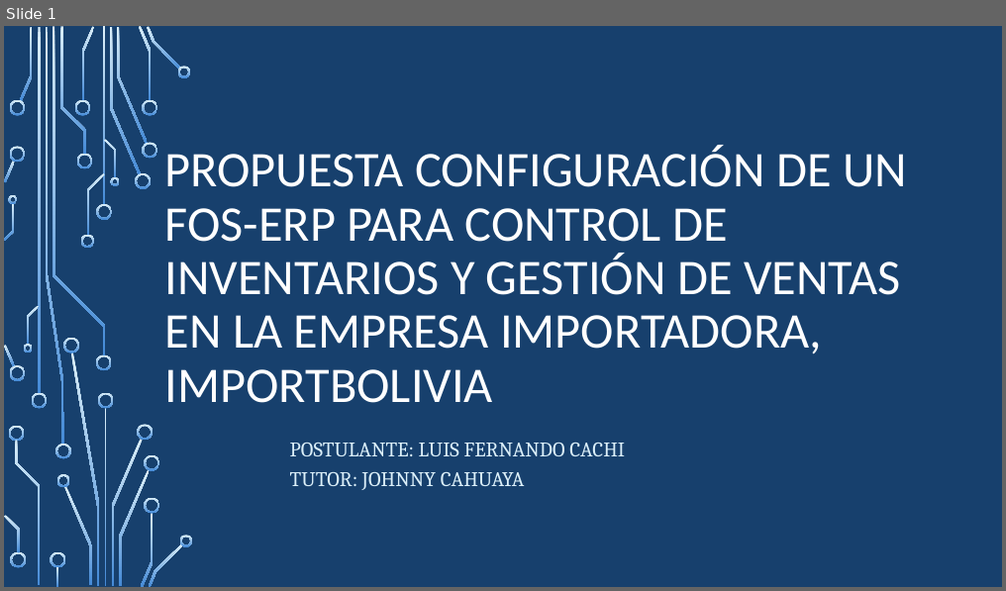
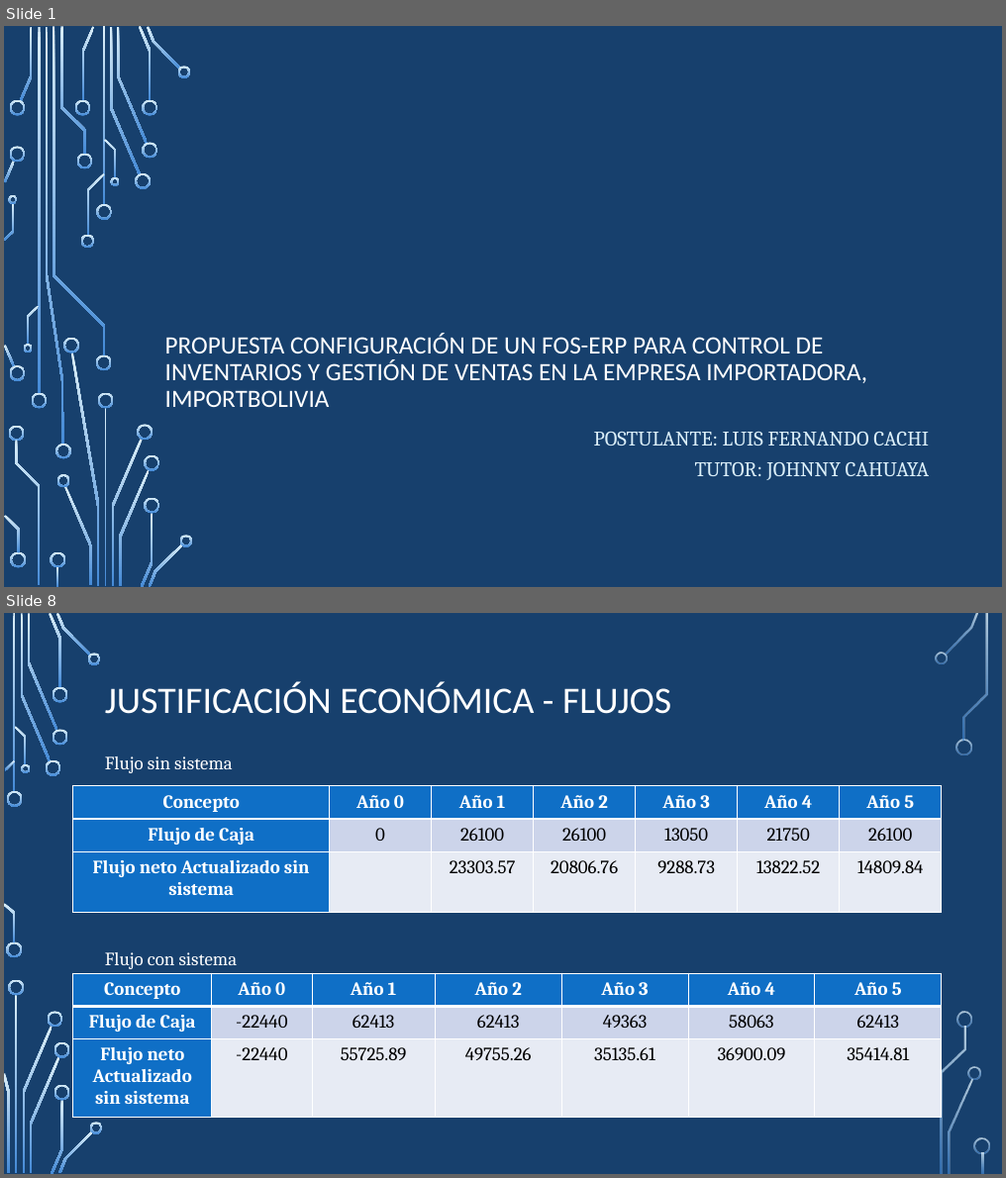
Before and after one commit to lufercc/ProyectoWord, a slide deck: monografia.pptx. Shown one above the other, each under a label of ours: slide 1 before the commit, slides 1 and 8 after it; the slides between them are not shown. The pictures are 1006x591 and 1006x1178 pixels, drawn with LibreOffice and Linux fonts; fonts in the diff are those of the drawing; background and template pictures are left out. Boxes give left, top, right and bottom in pixels: in the first picture for what was removed or moved away, otherwise in the second. Text is boxed around its words. In the diff, an @@ line names an element or a change of style, - is before the commit and + after.

```diff
--- a/monografia.pptx
+++ b/monografia.pptx
@@ slide 8 added at bbox=[4, 613, 1002, 1174], background picture (left out) @@
@@ title added at bbox=[105, 682, 671, 714], 36 pt, text #FFFFFF @@
+JUSTIFICACIÓN ECONÓMICA - FLUJOS
@@ text added at bbox=[105, 757, 233, 773], 18 pt, text #FFFFFF @@
+Flujo sin sistema
@@ table added at bbox=[73, 786, 940, 912], 3 rows, 7 columns @@
+Concepto | Año 0 | Año 1 | Año 2 | Año 3 | Año 4 | Año 5
+Flujo de Caja | 0 | 26100 | 26100 | 13050 | 21750 | 26100
+Flujo neto Actualizado sin sistema |  | 23303.57 | 20806.76 | 9288.73 | 13822.52 | 14809.84
@@ text added at bbox=[105, 953, 238, 969], 18 pt, text #FFFFFF @@
+Flujo con sistema
@@ table added at bbox=[73, 973, 941, 1118], 3 rows, 7 columns @@
+Concepto | Año 0 | Año 1 | Año 2 | Año 3 | Año 4 | Año 5
+Flujo de Caja | -22440 | 62413 | 62413 | 49363 | 58063 | 62413
+Flujo neto Actualizado sin sistema | -22440 | 55725.89 | 49755.26 | 35135.61 | 36900.09 | 35414.81
@@ group added at bbox=[4, 613, 990, 1174]: 33 freeform shapes, 3 rectangles @@
@@ slide 1 changed as well @@
@@ title "PROPUESTA CONFIGURACIÓN DE UN FOS-ERP ...": place and size @@
-title "PROPUESTA CONFIGURACIÓN DE UN FOS-ERP ..." at bbox=[165, 146, 907, 403]
+title "PROPUESTA CONFIGURACIÓN DE UN FOS-ERP ..." at bbox=[165, 333, 867, 407]
@@ title "PROPUESTA CONFIGURACIÓN DE UN FOS-ERP ..." at bbox=[165, 333, 867, 407]: size 48 to 24 pt @@
@@ subtitle "POSTULANTE: LUIS FERNANDO CACHI TUTOR: ...": place and size @@
-subtitle "POSTULANTE: LUIS FERNANDO CACHI TUTOR: ..." at bbox=[290, 443, 625, 490]
+subtitle "POSTULANTE: LUIS FERNANDO CACHI TUTOR: ..." at bbox=[594, 432, 930, 480]
@@ subtitle "POSTULANTE: LUIS FERNANDO CACHI TUTOR: ..." at bbox=[594, 432, 930, 480]: alignment left to right @@
```
Also in this commit, not shown: 14 other slides added.
